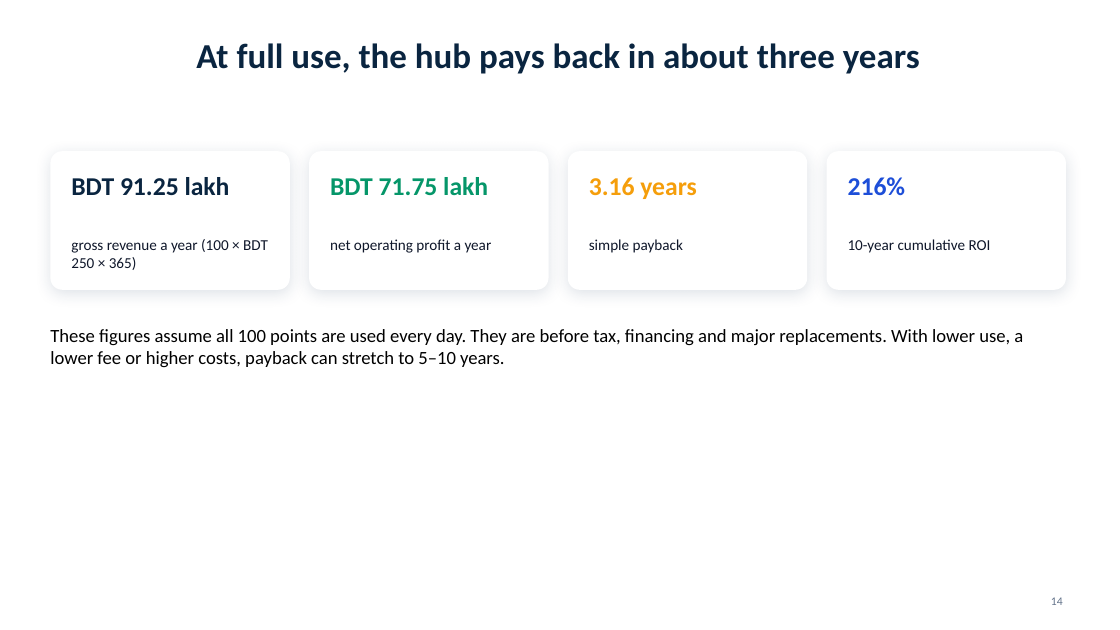
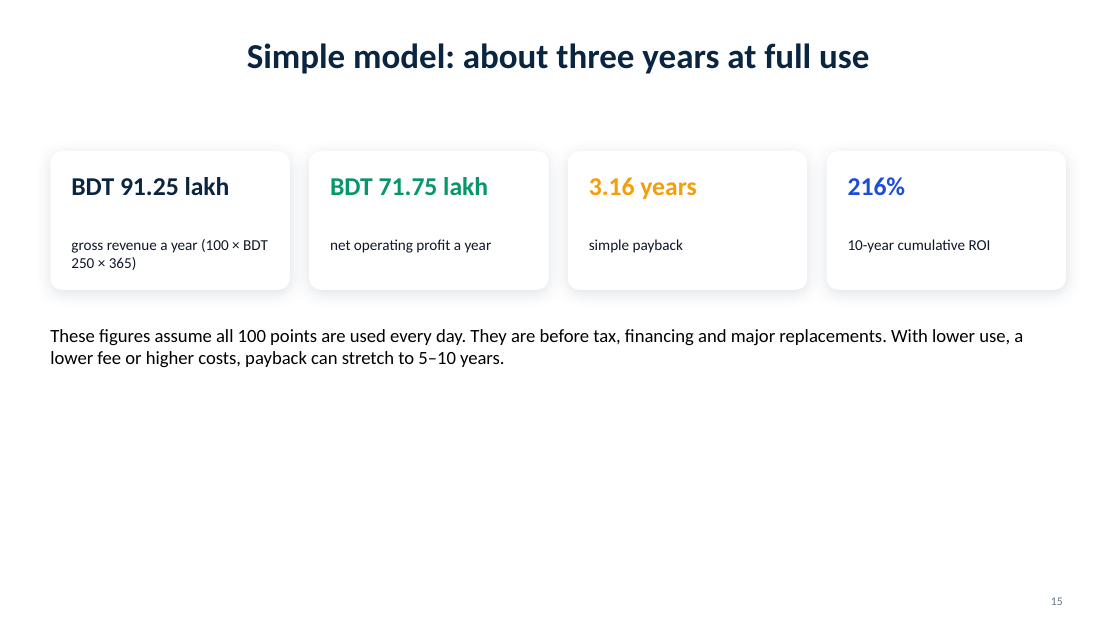
Before and after one commit to shariarmahir/Project-portfolio, a slide deck: slide 15 of public/downloads/presentation-solar-ev-blueprint.pptx (slide 14 before the commit). Drawn at 1120x630 pixels with LibreOffice and Linux fonts; fonts in the diff are those of the drawing; background and template pictures are left out. Boxes give left, top, right and bottom in pixels: in the first picture for what was removed or moved away, otherwise in the second. Text is boxed around its words. In the diff, an @@ line names an element or a change of style, - is before the commit and + after.

```diff
--- a/public/downloads/presentation-solar-ev-blueprint.pptx
+++ b/public/downloads/presentation-solar-ev-blueprint.pptx
@@ title at (x1=247, y1=43, x2=869, y2=74): text changed @@
-At full use, the hub pays back in about three years
+Simple model: about three years at full use
@@ page number at (x1=1051, y1=597, x2=1063, y2=605): text changed @@
-14
+15
```
Also in this commit, not shown: 10 other slides changed, 4 slides added, 18 other files.
